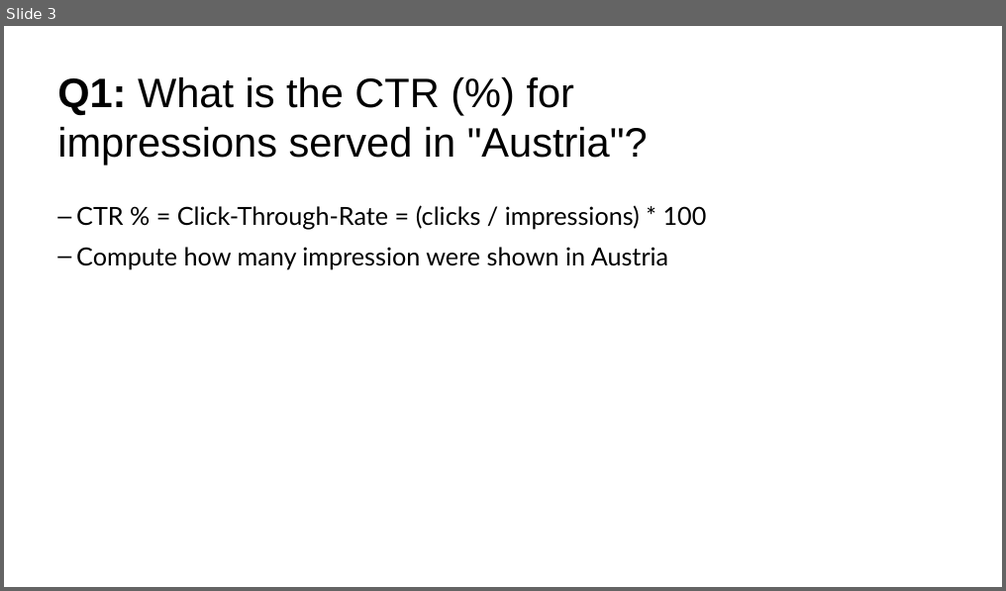
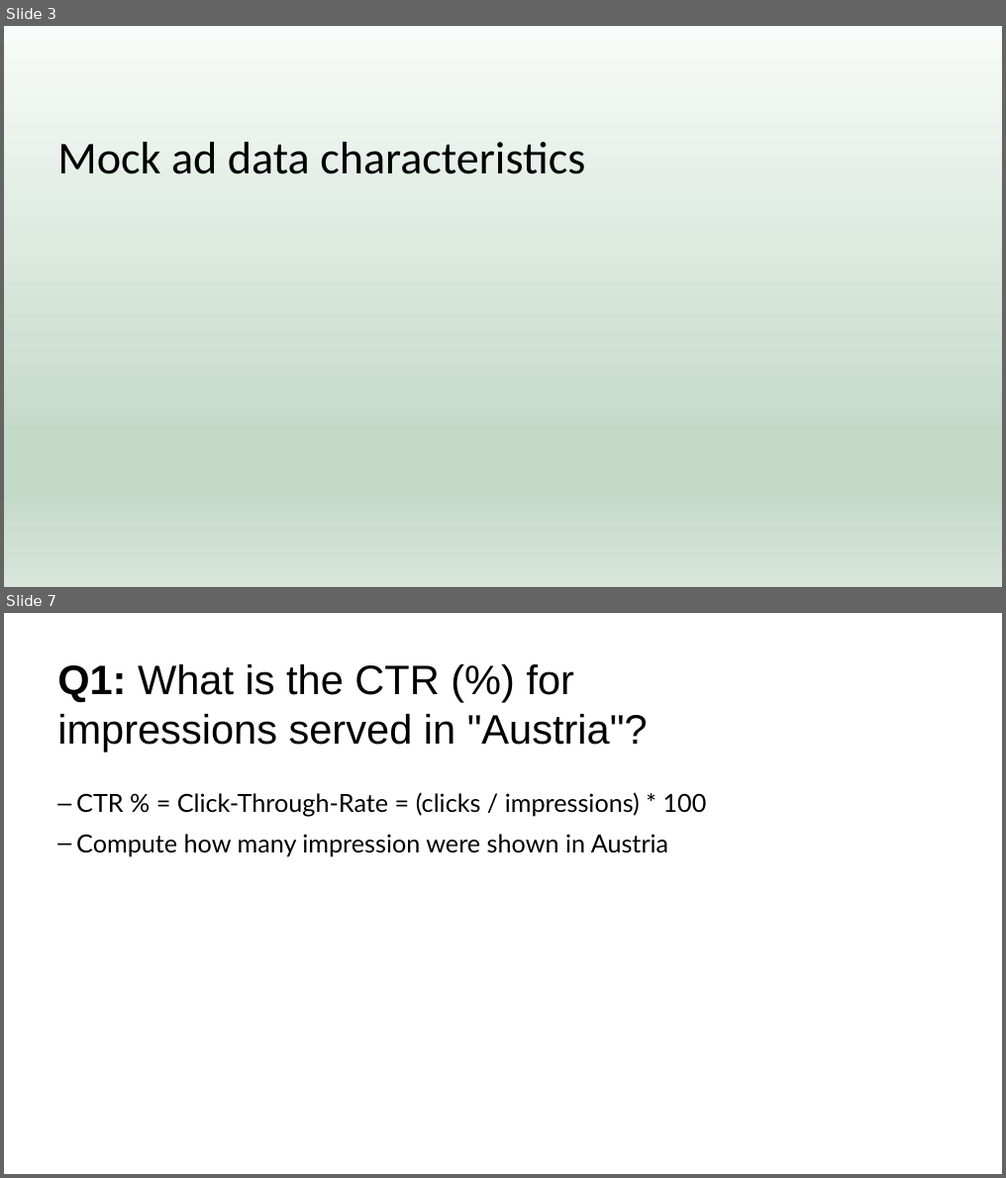
Before and after one commit to KristinaChuang/sportradar, a slide deck: Presentation_work.pptx. Shown one above the other, each under a label of ours: slide 3 before the commit, slides 3 and 7 after it; the slides between them are not shown. The pictures are 1006x591 and 1006x1178 pixels, drawn with LibreOffice and Linux fonts; fonts in the diff are those of the drawing. Boxes give left, top, right and bottom in pixels: in the first picture for what was removed or moved away, otherwise in the second. Text is boxed around its words. In the diff, an @@ line names an element or a change of style, - is before the commit and + after.

```diff
--- a/Presentation_work.pptx
+++ b/Presentation_work.pptx
@@ slide 3 added at bbox=[4, 26, 1002, 587], background gradient #F8FBF9 to #C4DAC9 to #D8E6DB @@
@@ title added at bbox=[57, 142, 585, 174], 44 pt, text #000000 @@
+Mock ad data characteristics
@@ what was slide 3 is now slide 7 @@
```
Also in this commit, not shown: 2 slides changed, 3 other slides added, 12 other files.
